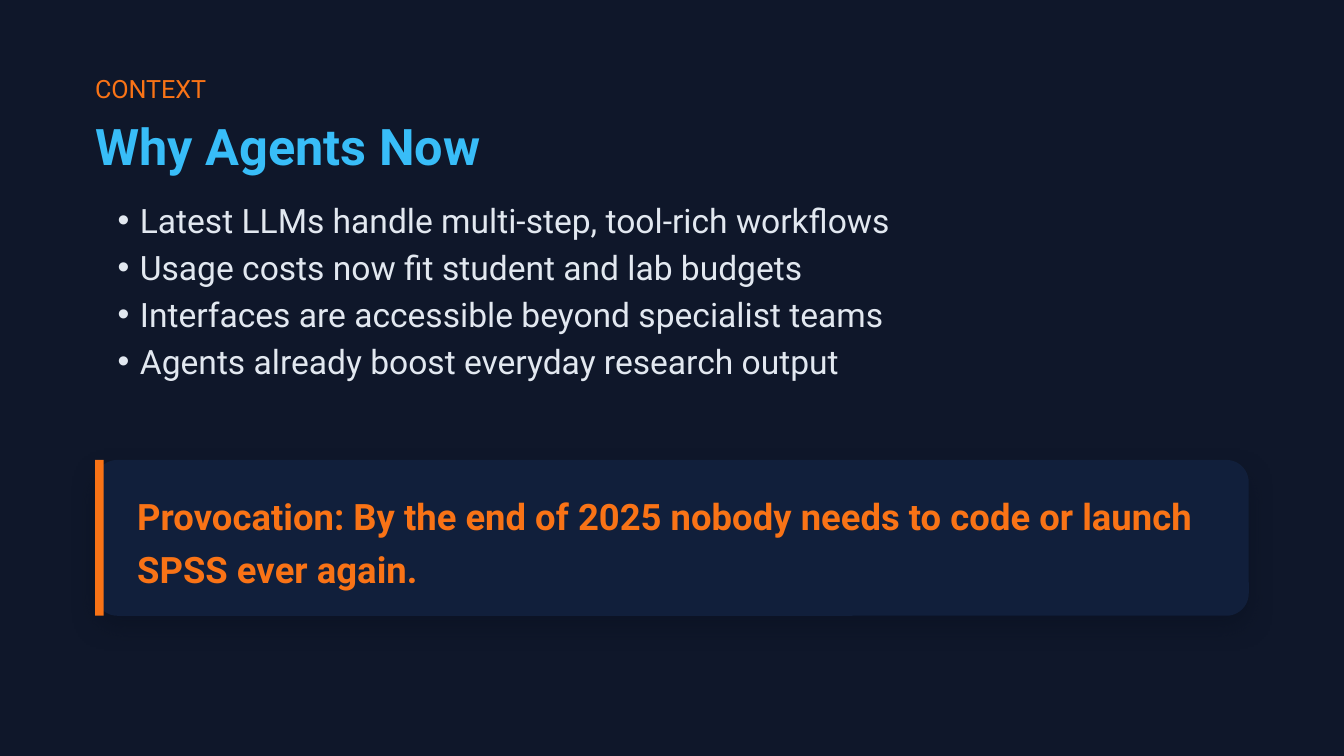
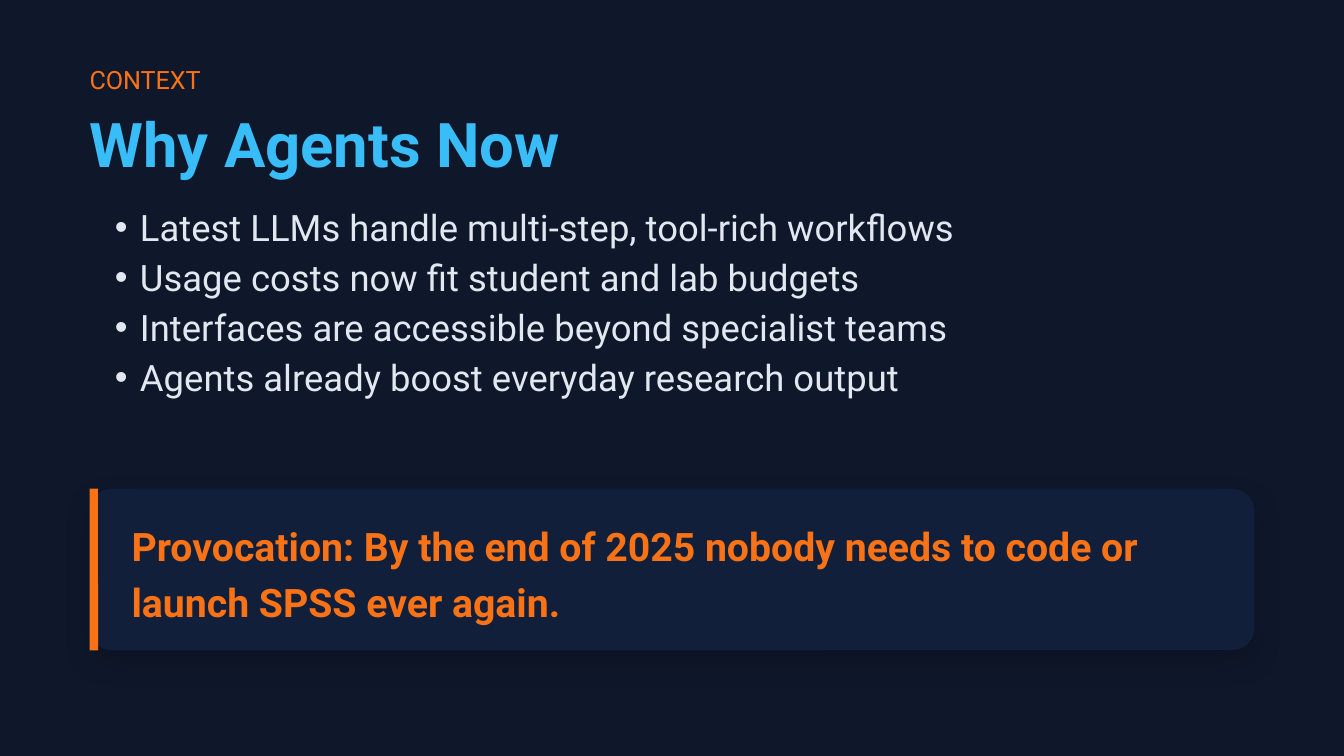
Before and after one commit to shanelindsay/agentic-r, a slide deck: slide 4 of slides-new/Agentic-AI-Agent-Talk.pptx. Drawn at 1344x756 pixels with LibreOffice and Linux fonts; fonts in the diff are those of the drawing. Boxes give left, top, right and bottom in pixels: in the first picture for what was removed or moved away, otherwise in the second. Text is boxed around its words. In the diff, an @@ line names an element or a change of style, - is before the commit and + after.

```diff
--- a/slides-new/Agentic-AI-Agent-Talk.pptx
+++ b/slides-new/Agentic-AI-Agent-Talk.pptx
@@ text "CONTEXT": place and size @@
-text "CONTEXT" at box(95, 80, 206, 99)
+text "CONTEXT" at box(90, 71, 201, 90)
@@ text "CONTEXT" at box(90, 71, 201, 90): line spacing 19.6pt to 19.2pt @@
@@ text "Why Agents Now" at box(90, 121, 559, 180): size 27 to 33 pt @@
@@ text "Latest LLMs handle multi-step, tool-rich ..." at box(140, 213, 954, 399): size 18 to 19.5 pt; indent changed; line spacing 25.2pt to 26.9pt @@
@@ rounded rectangle: place and size @@
-rounded rectangle at box(95, 460, 1249, 616)
+rounded rectangle at box(90, 489, 1255, 650)
@@ rounded rectangle at box(90, 489, 1255, 650): proportions changed @@
@@ line moved from (99, 460) - (99, 616) to (94, 489) - (94, 650) @@
@@ text "Provocation: By the end of ...": place and size @@
-text "Provocation: By the end of ..." at box(137, 502, 1191, 591)
+text "Provocation: By the end of ..." at box(132, 531, 1137, 625)
@@ text "Provocation: By the end of ..." at box(132, 531, 1137, 625): size 19.5 to 21 pt; line spacing 28.3pt to 29.8pt @@
```
Also in this commit, not shown: 20 other slides changed, 2 other files.
